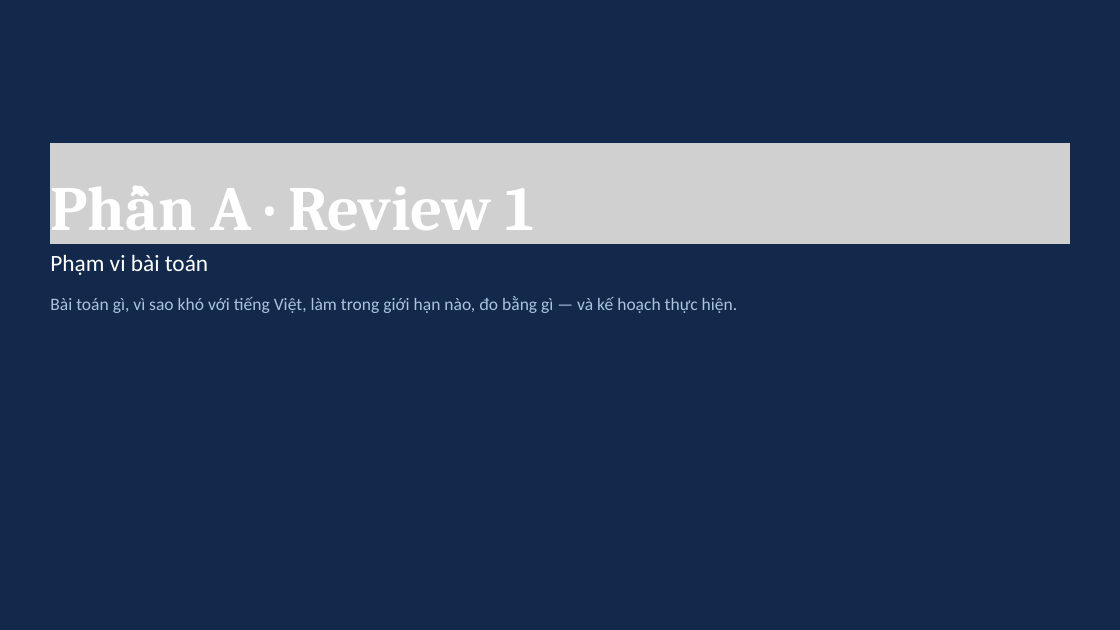
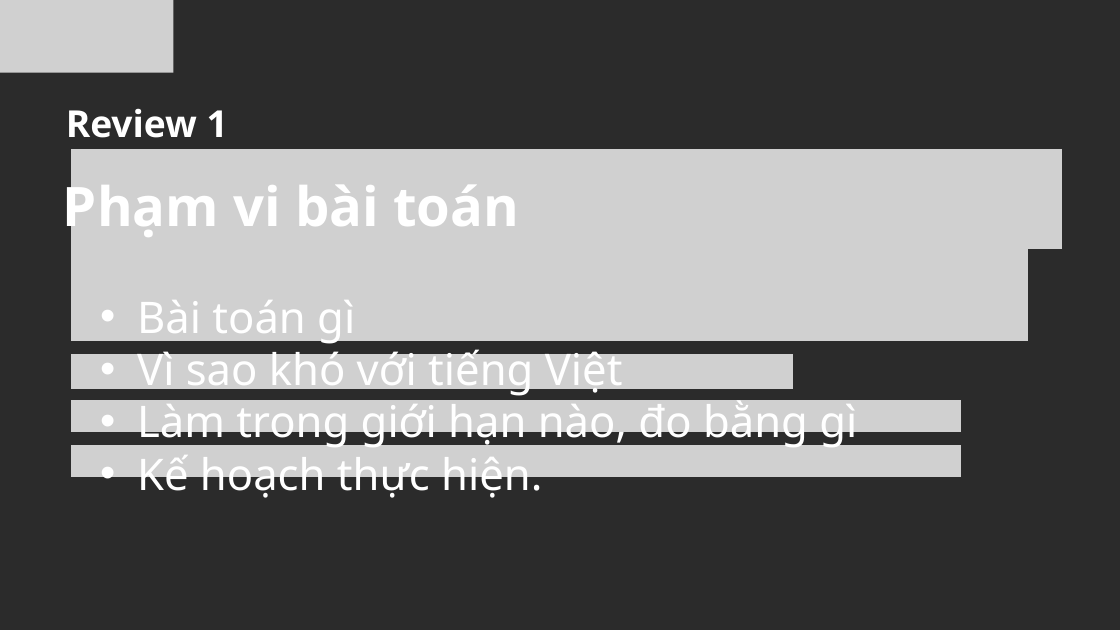
Before and after one commit to PLHGNAOH/ViVQA-VLM, a slide deck: slide 3 of docs/04_slides/cumulative/ViVQA-VLM_Review1-2_KLTN.pptx. Drawn at 1120x630 pixels with LibreOffice and Linux fonts; fonts in the diff are those of the drawing; grey boxes stand for pictures; background and template pictures are left out; a plain dark background stands for a picture behind light text. Boxes give left, top, right and bottom in pixels: in the first picture for what was removed or moved away, otherwise in the second. Text is boxed around its words. In the diff, an @@ line names an element or a change of style, - is before the commit and + after.

```diff
--- a/docs/04_slides/cumulative/ViVQA-VLM_Review1-2_KLTN.pptx
+++ b/docs/04_slides/cumulative/ViVQA-VLM_Review1-2_KLTN.pptx
@@ background #13294B to picture (left out) @@
@@ picture added at [0, 0, 173, 73] @@
@@ text "Review 1" at [66, 108, 228, 138]: vertical alignment bottom to top @@
@@ text at [66, 108, 228, 138]: text changed; size 81 to 47.7 pt; font Cambria to Noto Sans @@
-Phần A · Review 1
+Review 1
@@ picture: place and size @@
-picture at [50, 143, 1070, 244]
+picture at [71, 148, 1062, 249]
@@ text at [63, 175, 519, 240]: size 30 to 70.1 pt, font Calibri to Noto Sans, bold on in "Phạm vi bài toán"; line spacing 36pt to 84.1pt @@
@@ text "Phạm vi bài toán": place and size @@
-text "Phạm vi bài toán" at [50, 254, 738, 313]
+text "Phạm vi bài toán" at [63, 175, 857, 502]
@@ picture added at [71, 249, 1028, 341] @@
@@ text at [137, 300, 857, 502]: text changed; size 22.5 to 56.1 pt; font Calibri to Noto Sans; text colour #A8C4E0 to #FFFFFF @@
-Bài toán gì, vì sao khó với tiếng Việt, làm trong giới hạn nào, đo bằng gì — và kế hoạch thực hiện.
+  • Bài toán gì
+  • Vì sao khó với tiếng Việt
+  • Làm trong giới hạn nào, đo bằng gì
+  • Kế hoạch thực hiện.
@@ picture added at [71, 354, 793, 389] @@
@@ picture added at [71, 400, 961, 432] @@
@@ picture added at [71, 445, 961, 477] @@
```
Also in this commit, not shown: 37 other slides changed, 4 slides added, 6 slides removed, 3 other files.
